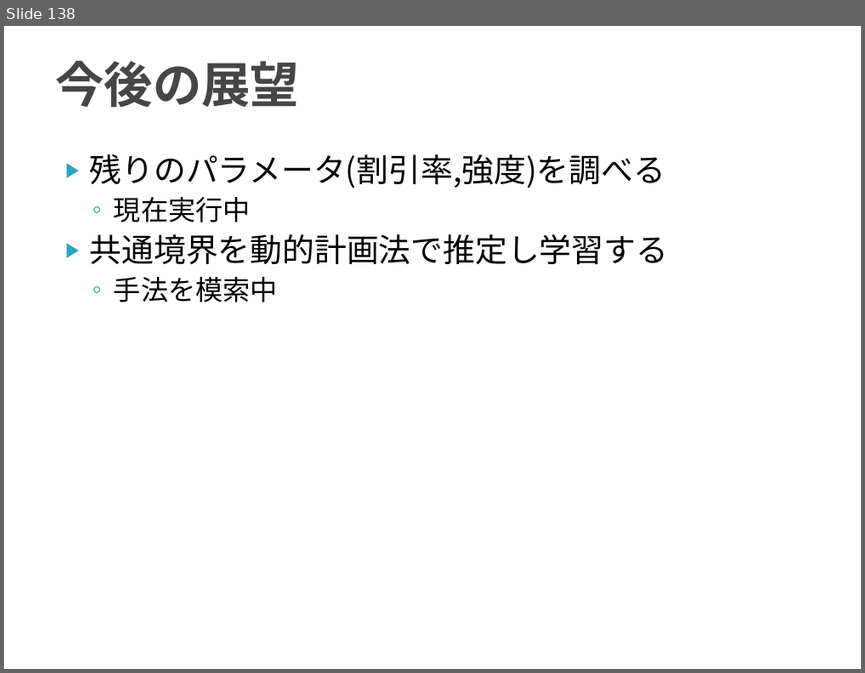
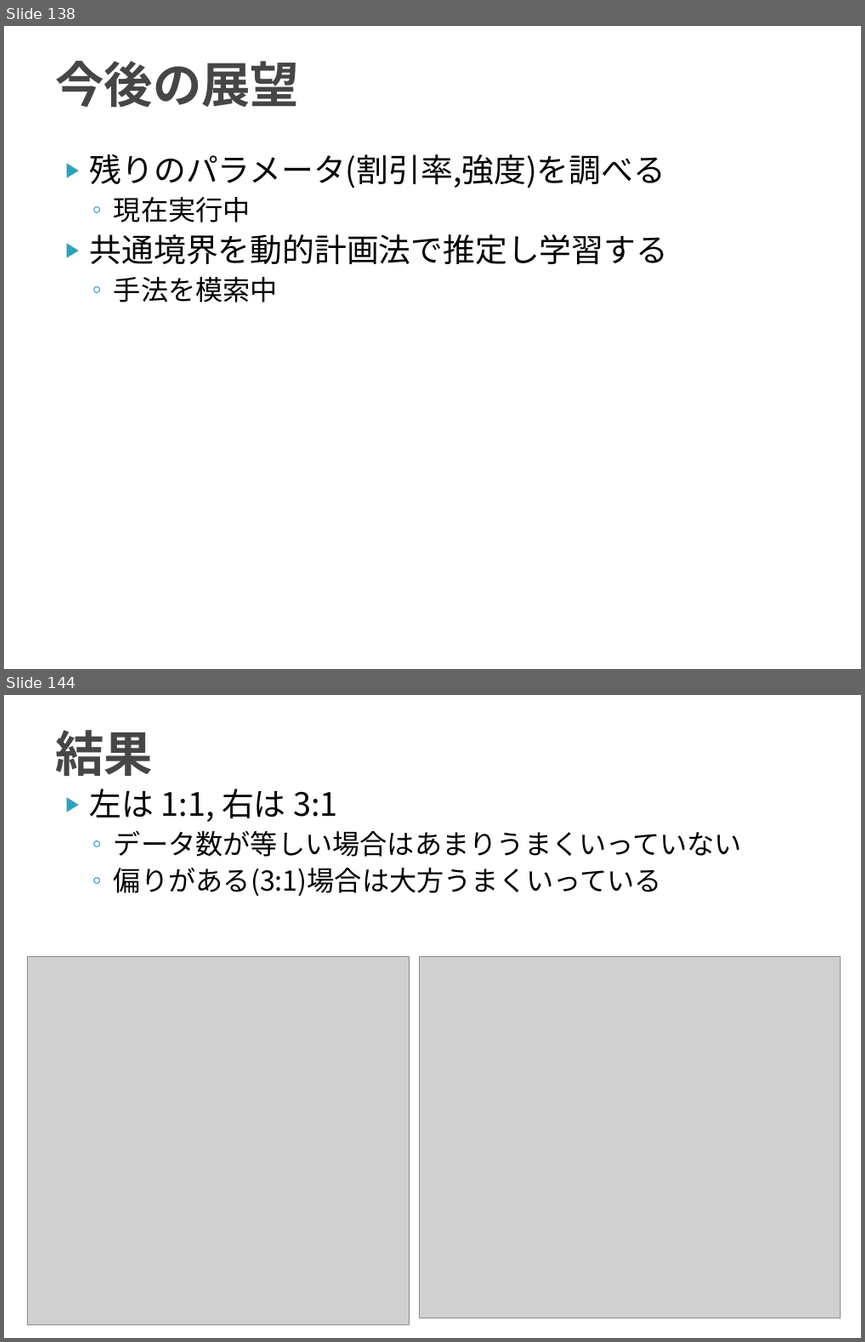
Before and after one commit to TetsuyaKomota/MyMasterStudies, a slide deck: slides/discussion2016.pptx. Shown one above the other, each under a label of ours: slide 138 before the commit, slides 138 and 144 after it; the slides between them are not shown. The pictures are 865x673 and 865x1342 pixels, drawn with LibreOffice and Linux fonts; fonts in the diff are those of the drawing; grey boxes stand for pictures. Boxes give left, top, right and bottom in pixels: in the first picture for what was removed or moved away, otherwise in the second. Text is boxed around its words. In the diff, an @@ line names an element or a change of style, - is before the commit and + after.

```diff
--- a/slides/discussion2016.pptx
+++ b/slides/discussion2016.pptx
@@ slide 144 added at [4,695,861,1338], background #FFFFFF @@
@@ title added at [55,730,153,776], 41 pt, text #464646, bold @@
+結果
@@ text added at [90,789,742,896], 23 pt, text #000000 @@
+▶ 左は 1:1, 右は 3:1
+  ◦ データ数が等しい場合はあまりうまくいっていない
+  ◦ 偏りがある(3:1)場合は大方うまくいっている
@@ picture added at [28,956,409,1325] @@
@@ picture added at [419,956,840,1318] @@
```
Also in this commit, not shown: 6 other slides added, 4 other files.
